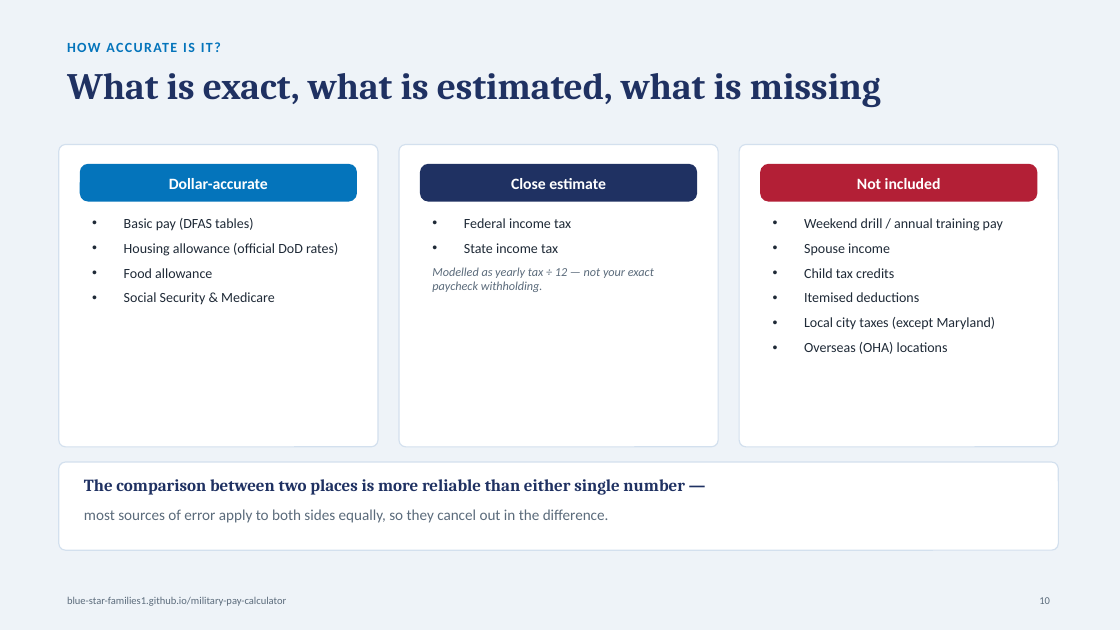
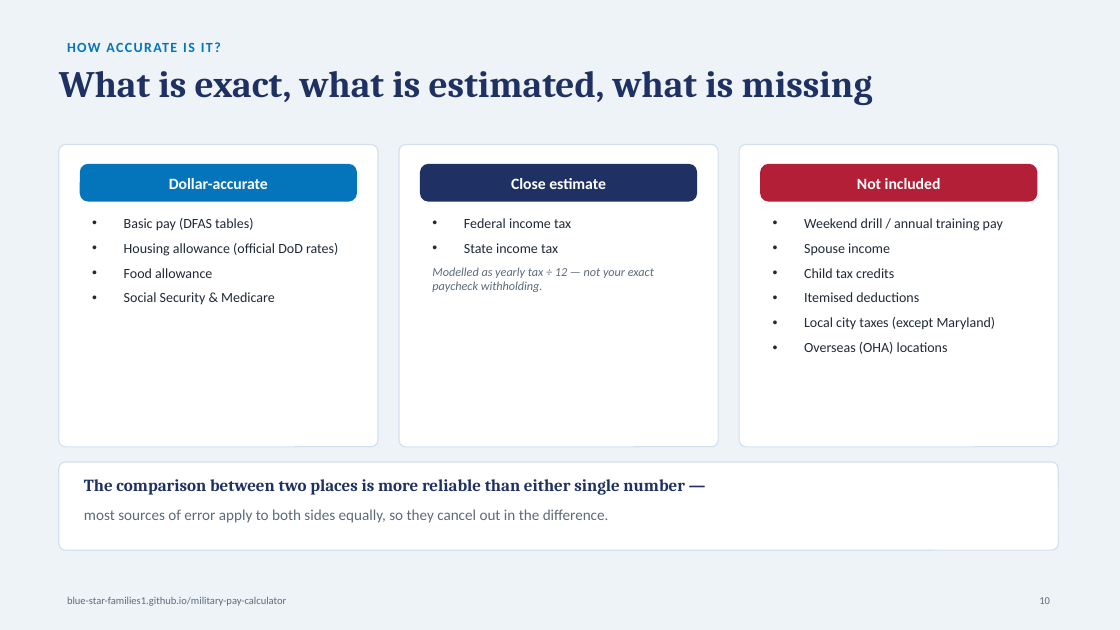
Before and after one commit to Blue-Star-Families1/military-pay-calculator, a slide deck: slide 10 of Military-Pay-Estimator-Guide.pptx. Drawn at 1120x630 pixels with LibreOffice and Linux fonts; fonts in the diff are those of the drawing. Boxes give left, top, right and bottom in pixels: in the first picture for what was removed or moved away, otherwise in the second. Text is boxed around its words. In the diff, an @@ line names an element or a change of style, - is before the commit and + after.

```diff
--- a/Military-Pay-Estimator-Guide.pptx
+++ b/Military-Pay-Estimator-Guide.pptx
@@ text "What is exact, what is ..." at (59, 71, 873, 105): vertical alignment middle to top @@
```
Also in this commit, not shown: 11 other slides changed.
